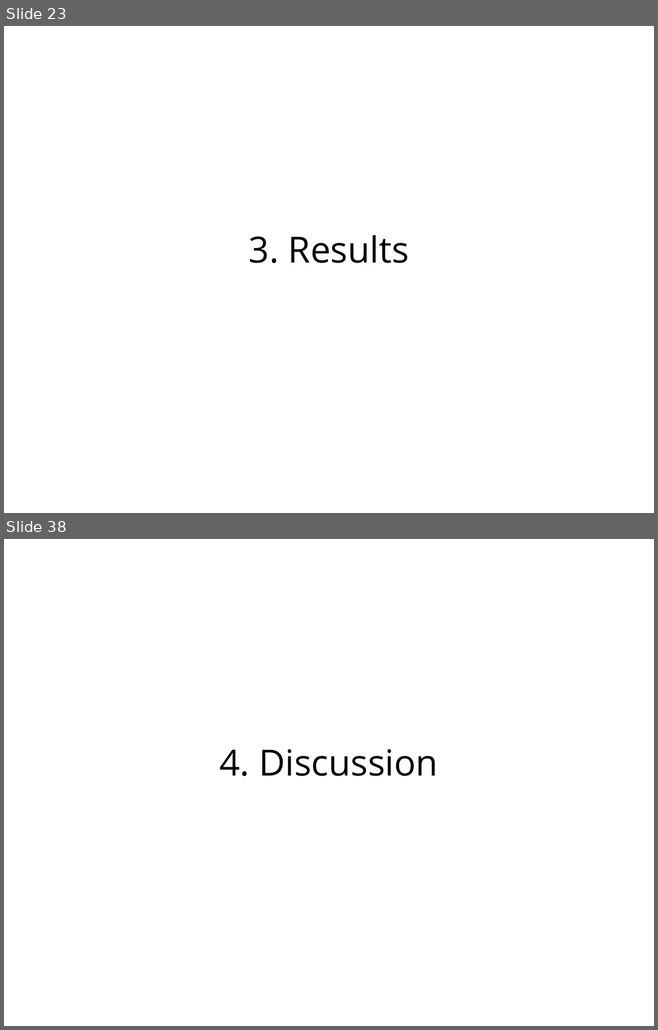
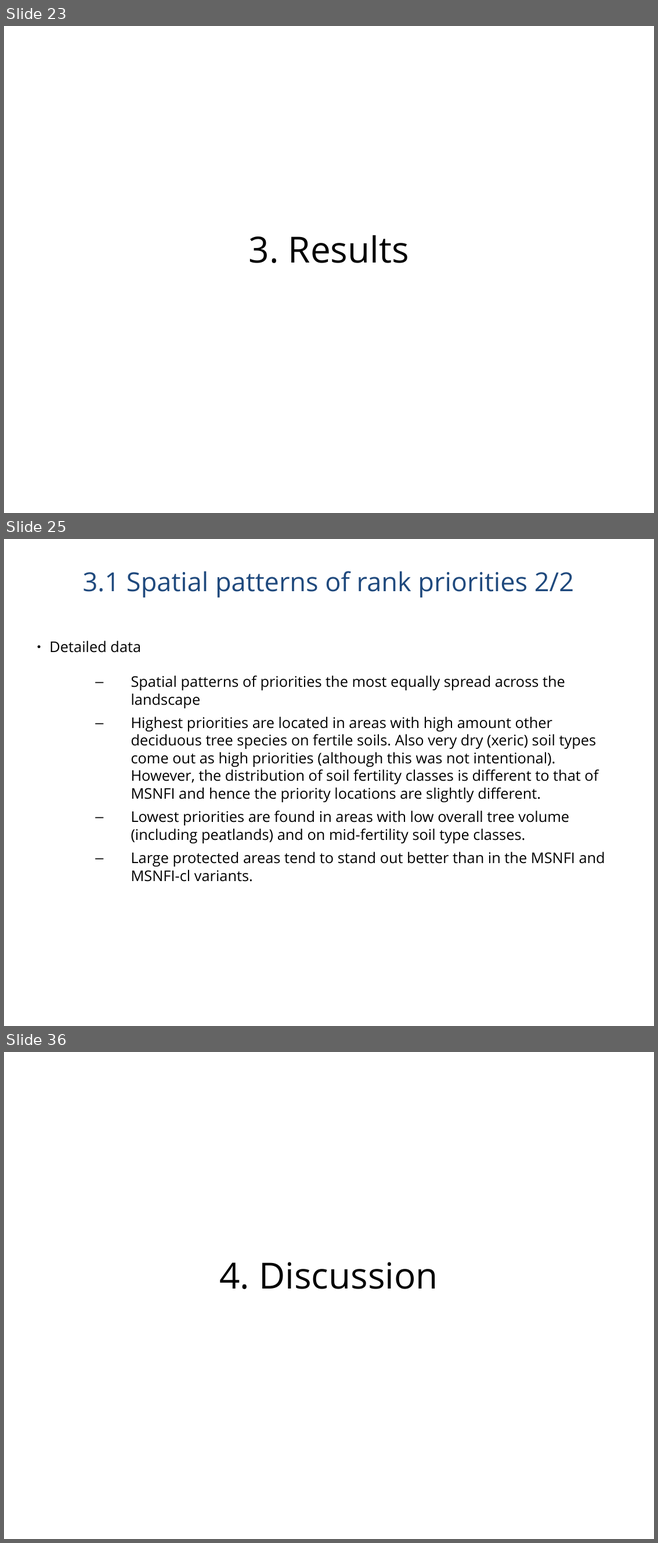
Before and after one commit to jlehtoma/validityms, a slide deck: reports/validity_ms_outline.ppt. Shown one above the other, each under a label of ours: slides 23 and 38 before the commit, slides 23, 25 and 36 after it; the slides between them are not shown. The pictures are 658x1030 and 658x1543 pixels, drawn with LibreOffice and Linux fonts; fonts in the diff are those of the drawing. Boxes give left, top, right and bottom in pixels: in the first picture for what was removed or moved away, otherwise in the second. Text is boxed around its words. In the diff, an @@ line names an element or a change of style, - is before the commit and + after.

```diff
--- a/reports/validity_ms_outline.ppt
+++ b/reports/validity_ms_outline.ppt
@@ slide 25 added at (x1=4, y1=539, x2=654, y2=1026), background #FFFFFF @@
@@ title added at (x1=83, y1=571, x2=574, y2=598), 32 pt, text #1F497D @@
+3.1 Spatial patterns of rank priorities 2/2
@@ text added at (x1=49, y1=641, x2=605, y2=882), 18 pt, text #000000 @@
+● Detailed data
+  – Spatial patterns of priorities the most equally spread across the landscape
+  – Highest priorities are located in areas with high amount other deciduous tree species on fertile soils. Also very dry (xeric) soil types come out as high priorities (although this was not intentional). However, the distribution of soil fertility classes is different to that of MSNFI and hence the priority locations are slightly different.
+  – Lowest priorities are found in areas with low overall tree volume (including peatlands) and on mid-fertility soil type classes.
+  – Large protected areas tend to stand out better than in the MSNFI and MSNFI-cl variants.
@@ what was slide 38 is now slide 36 @@
```
Also in this commit, not shown: 26 slides changed, 5 other slides added, 7 slides removed.
